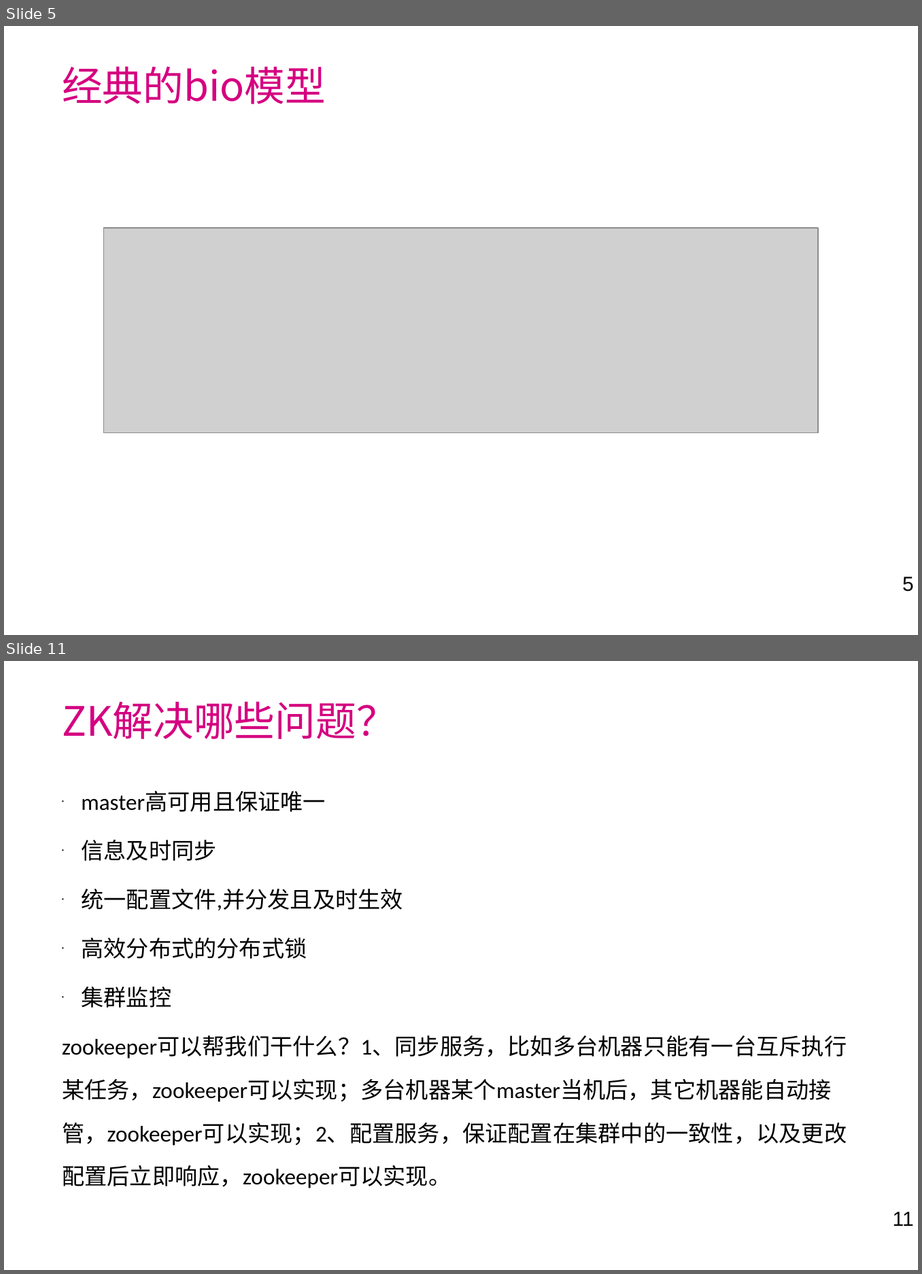
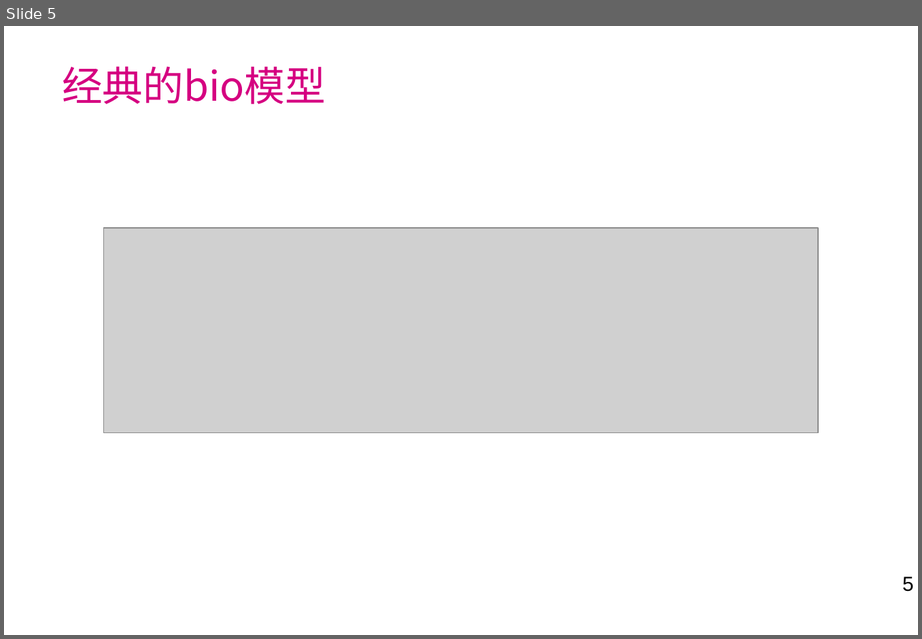
Before and after one commit to laienliang/netty-demo, a slide deck: doc/netty学习分享.ppt. Shown one above the other, each under a label of ours: slides 5 and 11 before the commit, slide 5 after it; the slides between them are not shown. The pictures are 922x1274 and 922x639 pixels, drawn with LibreOffice and Linux fonts; fonts in the diff are those of the drawing; grey boxes stand for pictures; background and template pictures are left out. Boxes give left, top, right and bottom in pixels: in the first picture for what was removed or moved away, otherwise in the second. Text is boxed around its words. In the diff, an @@ line names an element or a change of style, - is before the commit and + after.

Commit message:
netty服务端

```diff
--- a/doc/netty学习分享.ppt
+++ b/doc/netty学习分享.ppt
@@ slide 11 removed at (4,661,918,1270), background picture (left out); not listed: 1 template element that a slide beside it also shows @@
@@ title removed at (62,701,397,739) @@
-ZK解决哪些问题？
@@ text removed at (62,792,847,1189) @@
-• master高可用且保证唯一
-• 信息及时同步
-• 统一配置文件,并分发且及时生效
-• 高效分布式的分布式锁
-• 集群监控
-zookeeper可以帮我们干什么？1、同步服务，比如多台机器只能有一台互斥执行某任务，zookeeper可以实现；多台机器某个master当机后，其它机器能自动接管，zookeeper可以实现；2、配置服务，保证配置在集群中的一致性，以及更改配置后立即响应，zookeeper可以实现。
```
Also in this commit, not shown: 16 slides added, 32 other slides removed, 27 other files.
